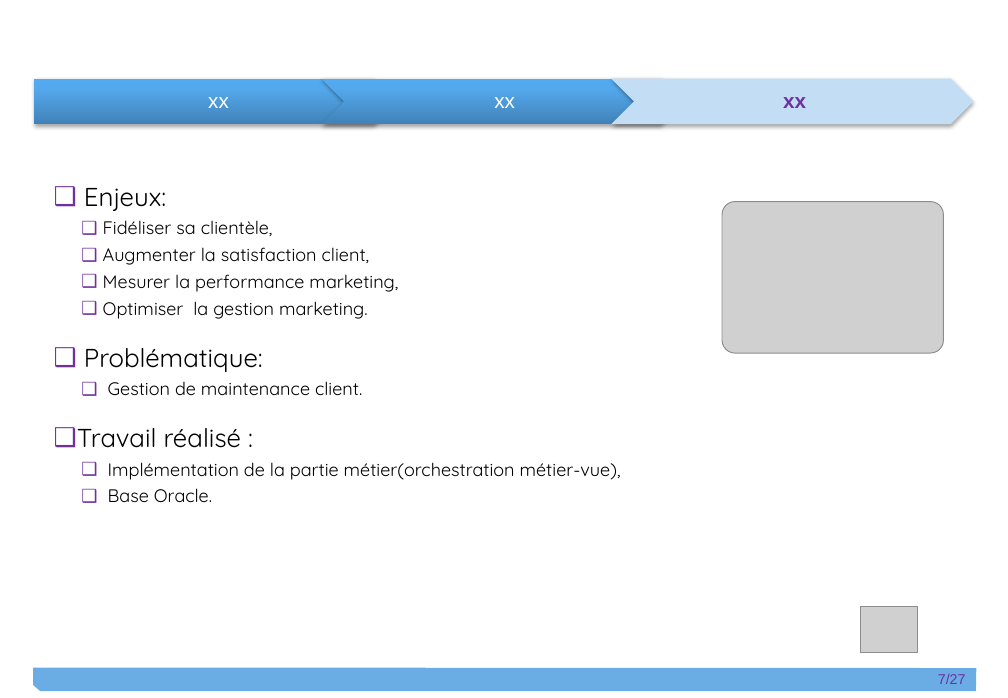
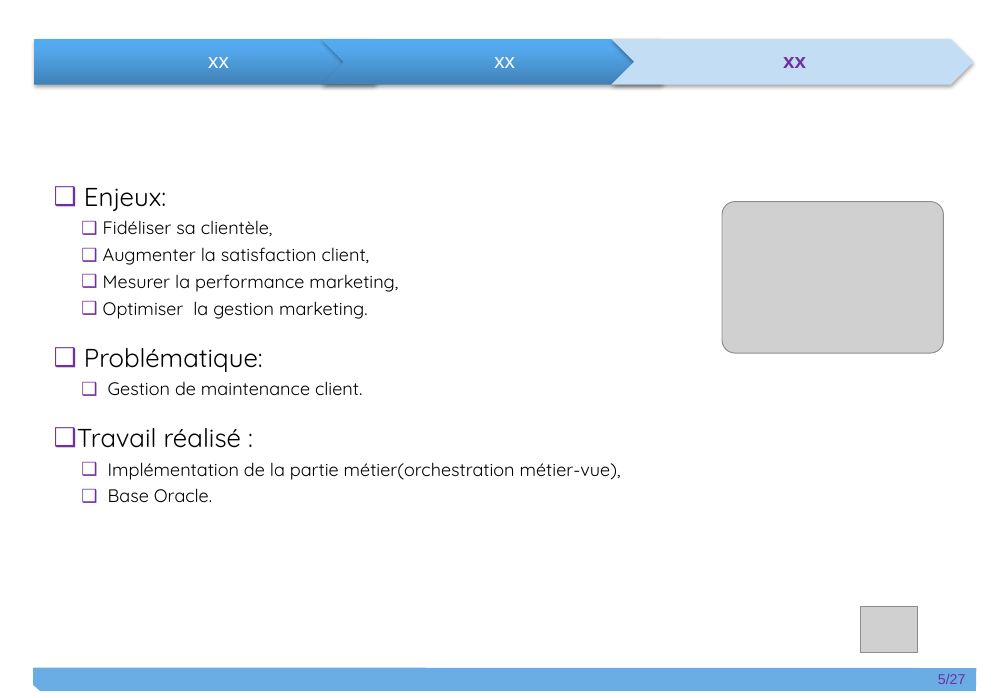
Before and after one commit to git-wylson/kata2, a slide deck: slide 5 of Wylson_Dibinga_Diapo.pptx (slide 7 before the commit). Drawn at 1008x698 pixels with LibreOffice and Linux fonts; fonts in the diff are those of the drawing; grey boxes stand for pictures. Boxes give left, top, right and bottom in pixels: in the first picture for what was removed or moved away, otherwise in the second. Text is boxed around its words. In the diff, an @@ line names an element or a change of style, - is before the commit and + after.

```diff
--- a/Wylson_Dibinga_Diapo.pptx
+++ b/Wylson_Dibinga_Diapo.pptx
@@ 3 texts, 2 chevrons, 1 pentagon arrow: place and size @@
-3 texts, 2 chevrons, 1 pentagon arrow at bbox=[34, 78, 974, 124]
+3 texts, 2 chevrons, 1 pentagon arrow at bbox=[34, 39, 974, 85]
@@ page number at bbox=[938, 674, 966, 684]: text changed @@
-7/27
+5/27
```
Also in this commit, not shown: 1 other slide changed, 2 slides added, 4 slides removed.
